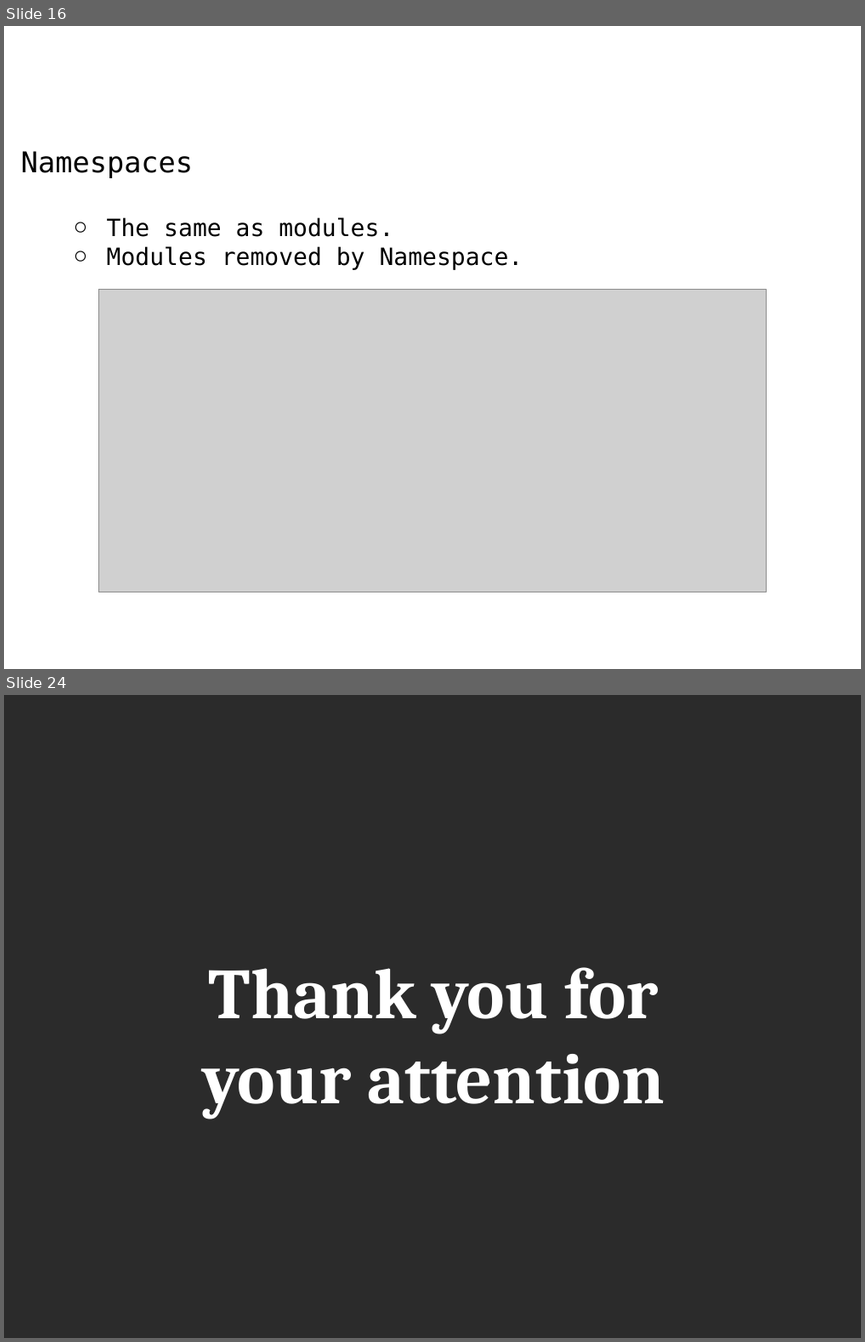
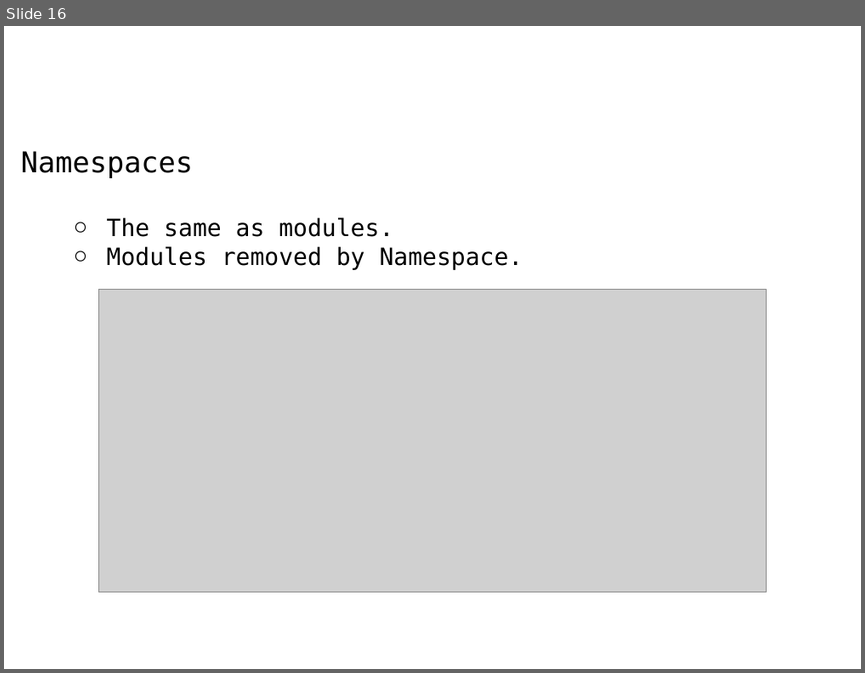
Before and after one commit to NickolayLototskiyDevPro/TypescriptFlow, a slide deck: presentations/02_OOP.pptx. Shown one above the other, each under a label of ours: slides 16 and 24 before the commit, slide 16 after it; the slides between them are not shown. The pictures are 865x1342 and 865x673 pixels, drawn with LibreOffice and Linux fonts; fonts in the diff are those of the drawing; grey boxes stand for pictures; background and template pictures are left out; a plain dark background stands for a picture behind light text. Boxes give left, top, right and bottom in pixels: in the first picture for what was removed or moved away, otherwise in the second. Text is boxed around its words. In the diff, an @@ line names an element or a change of style, - is before the commit and + after.

```diff
--- a/presentations/02_OOP.pptx
+++ b/presentations/02_OOP.pptx
@@ slide 24 removed at box(4, 695, 861, 1338), background picture (left out) @@
@@ text removed at box(203, 967, 664, 1119) @@
-Thank you for your attention
```
Also in this commit, not shown: 1 slide changed, 7 other slides removed, 3 other files.
